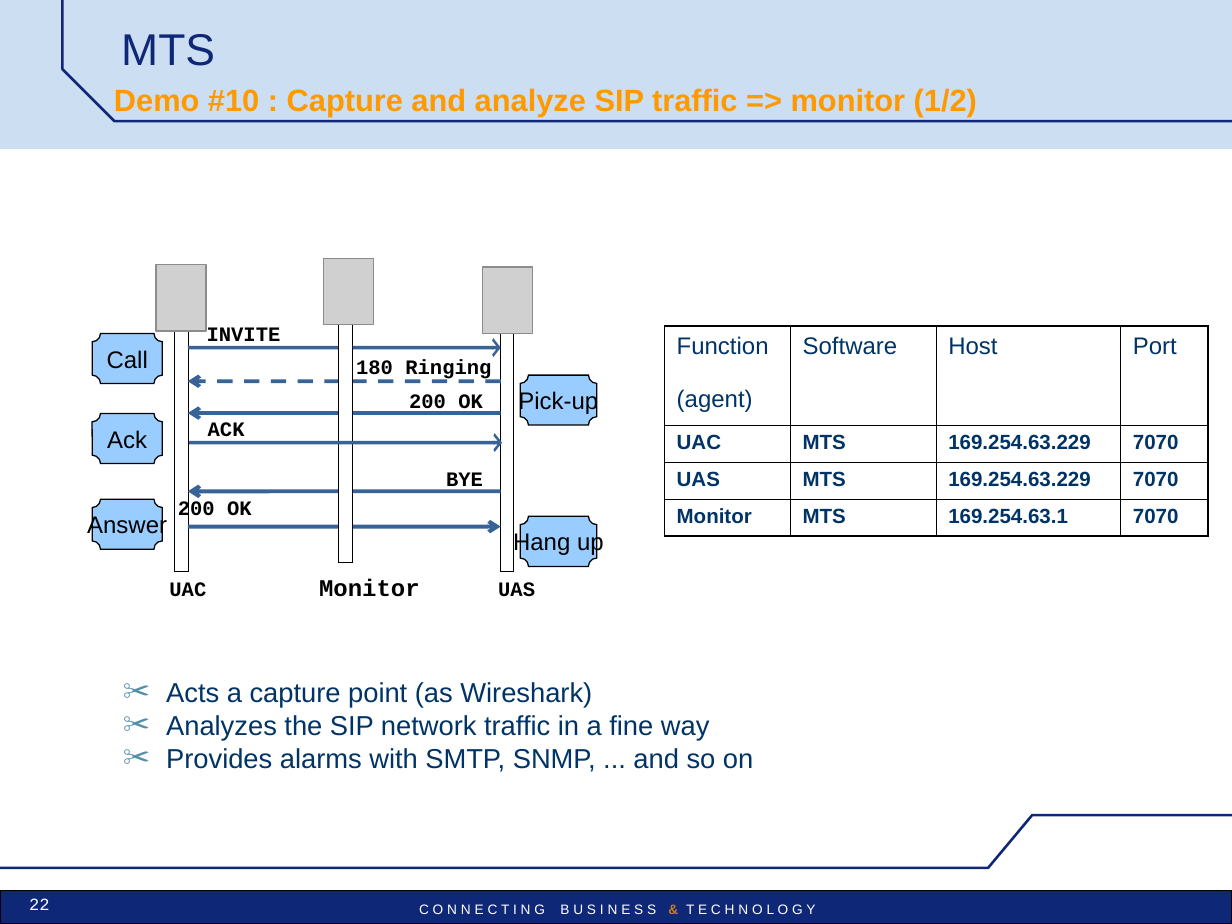
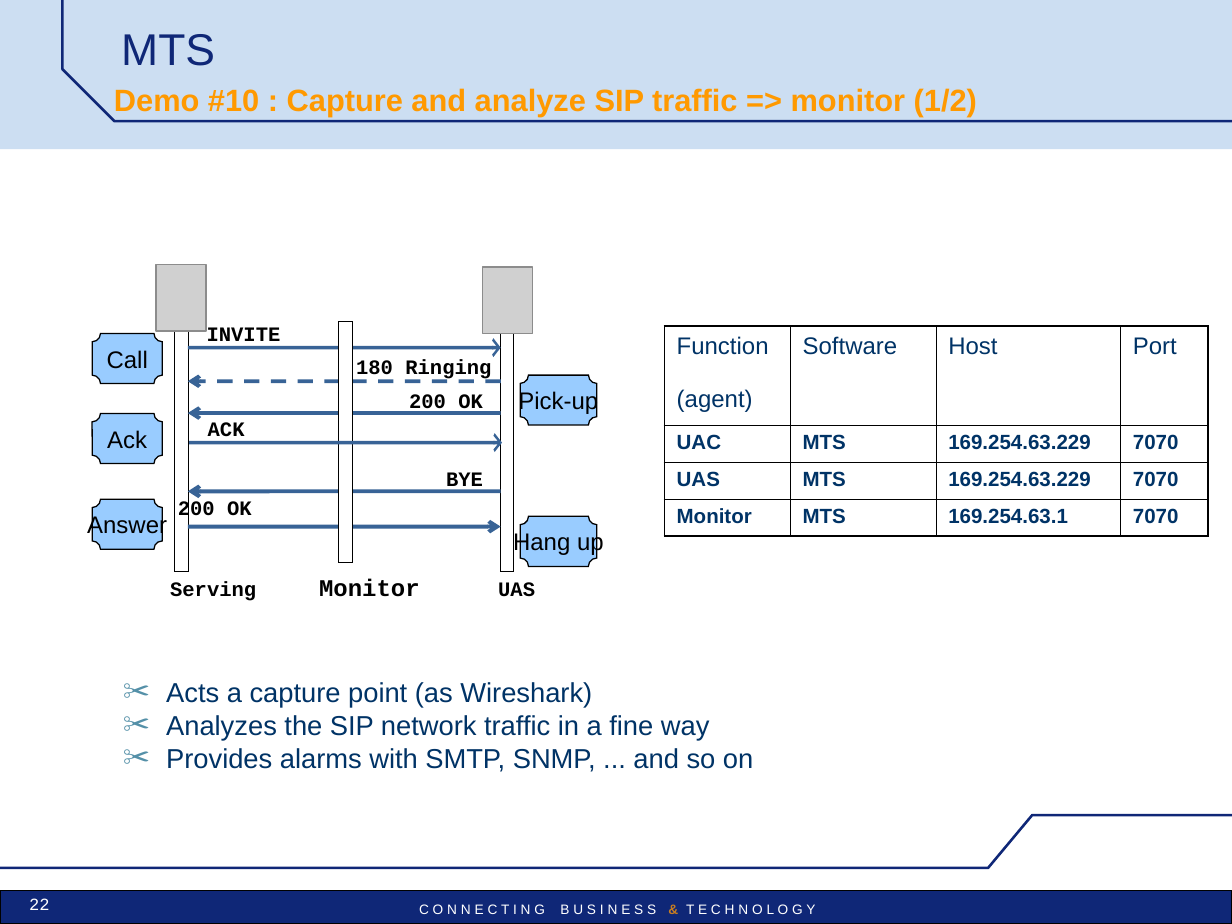
Before and after one commit to uttamhoode9/mts-trunk, a slide deck: slide 22 of mts/src/main/doc/MTS_pres_demos.ppt. Drawn at 1232x924 pixels with LibreOffice and Linux fonts; fonts in the diff are those of the drawing; grey boxes stand for pictures; background and template pictures are left out. Boxes give left, top, right and bottom in pixels: in the first picture for what was removed or moved away, otherwise in the second. Text is boxed around its words. In the diff, an @@ line names an element or a change of style, - is before the commit and + after.

```diff
--- a/mts/src/main/doc/MTS_pres_demos.ppt
+++ b/mts/src/main/doc/MTS_pres_demos.ppt
@@ picture removed at [324, 259, 375, 325] @@
@@ text at [170, 581, 256, 601]: text changed @@
-UAC
+Serving
```
Also in this commit, not shown: 14 other slides changed, 2 slides added.
